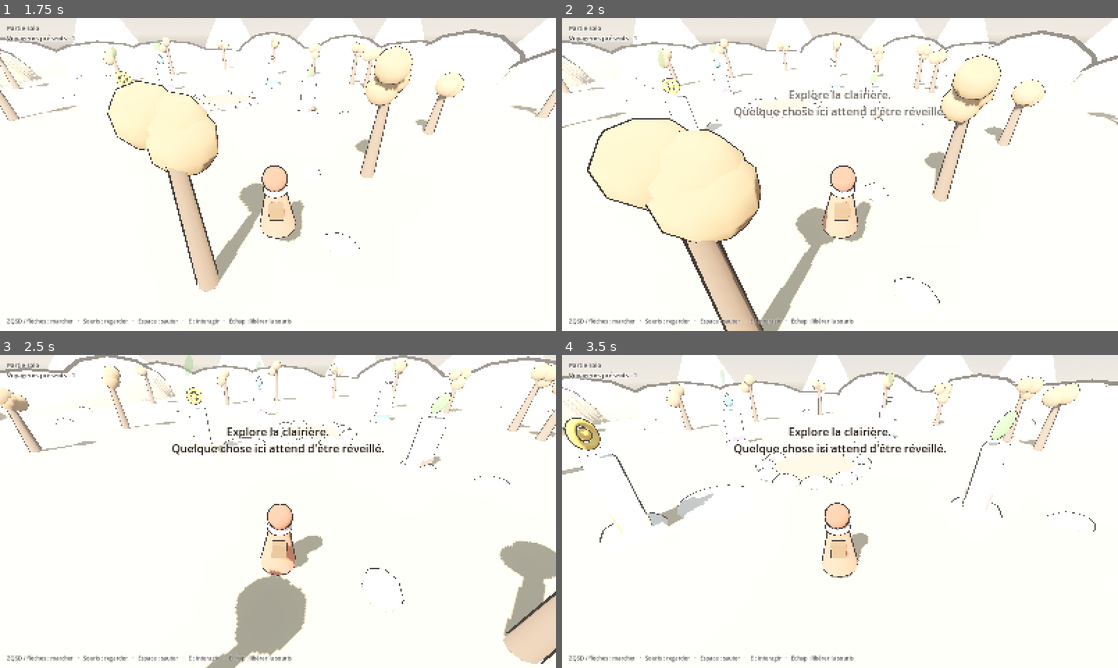
Above: before the commit, frames 1-4 (two rows, left to right).
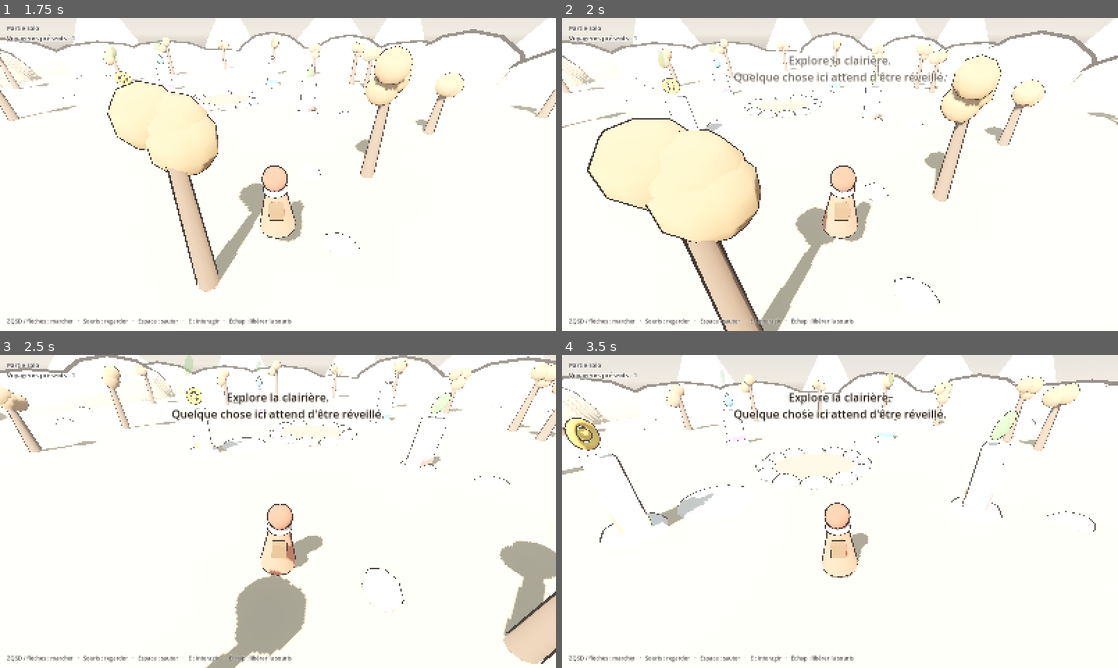
Above: after the commit, the same moments.

Repository: Ilyaveira/bloomward
Game: Godot game, scene res://scenes/main.tscn
Same seed, same stepped clock (60 frames per second), same inputs: the game is played once before the commit and once after it.
Inputs (mouse positions are in pixels of both pictures, inside the frame that each line leads up to):
- Up to frame 1 (1.75 s): click "Jouer seul" at 0.5 s; move the mouse to (305, 174) at 1.27 s; hold W (move_forward) from 1.28 s (still down); hold E (interact) from 1.28 s (still down); tap Space (jump) at 1.52 s
- Up to frame 2 (2 s): keep holding W (move_forward); keep holding E (interact)
- Up to frame 3 (2.5 s): keep holding W (move_forward); move the mouse to (250, 511) at 2.02 s; release E (interact) at 2.03 s; tap E (interact) at 2.1 s; tap Space (jump) at 2.27 s
- Up to frame 4 (3.5 s): keep holding W (move_forward); move the mouse to (851, 505) at 2.77 s; hold E (interact) from 2.78 s (still down)

Frame 1 is identical in both runs. In frame 2, 1.6% of the frame differs, in the area x 30-69%, y 12-32%; in frame 3, 1.7%; in frame 4, 1.8%, in the area x 31-69%, y 12-32%.

Commit message:
Interface : bandeau d'adresse et message d'accueil sans chevauchement
Co-Authored-By: Claude Opus 5.5 <noreply@anthropic.com>
Claude-Session: https://claude.ai/code/session_011NeoG2oDoKi1R5oGxJKPMd

Diff:
--- a/scripts/game.gd
+++ b/scripts/game.gd
@@ -643,14 +643,14 @@
 	hud.add_child(prompt_label)
 
 	message_label = _centered_label(32)
-	message_label.anchor_top = 0.22
-	message_label.anchor_bottom = 0.22
+	message_label.anchor_top = 0.11
+	message_label.anchor_bottom = 0.11
 	message_label.modulate.a = 0.0
 	hud.add_child(message_label)
 
 	banner_label = _centered_label(34)
-	banner_label.anchor_top = 0.35
-	banner_label.anchor_bottom = 0.35
+	banner_label.anchor_top = 0.27
+	banner_label.anchor_bottom = 0.27
 	banner_label.visible = false
 	hud.add_child(banner_label)
 	get_tree().create_timer(1.2).timeout.connect(func():
